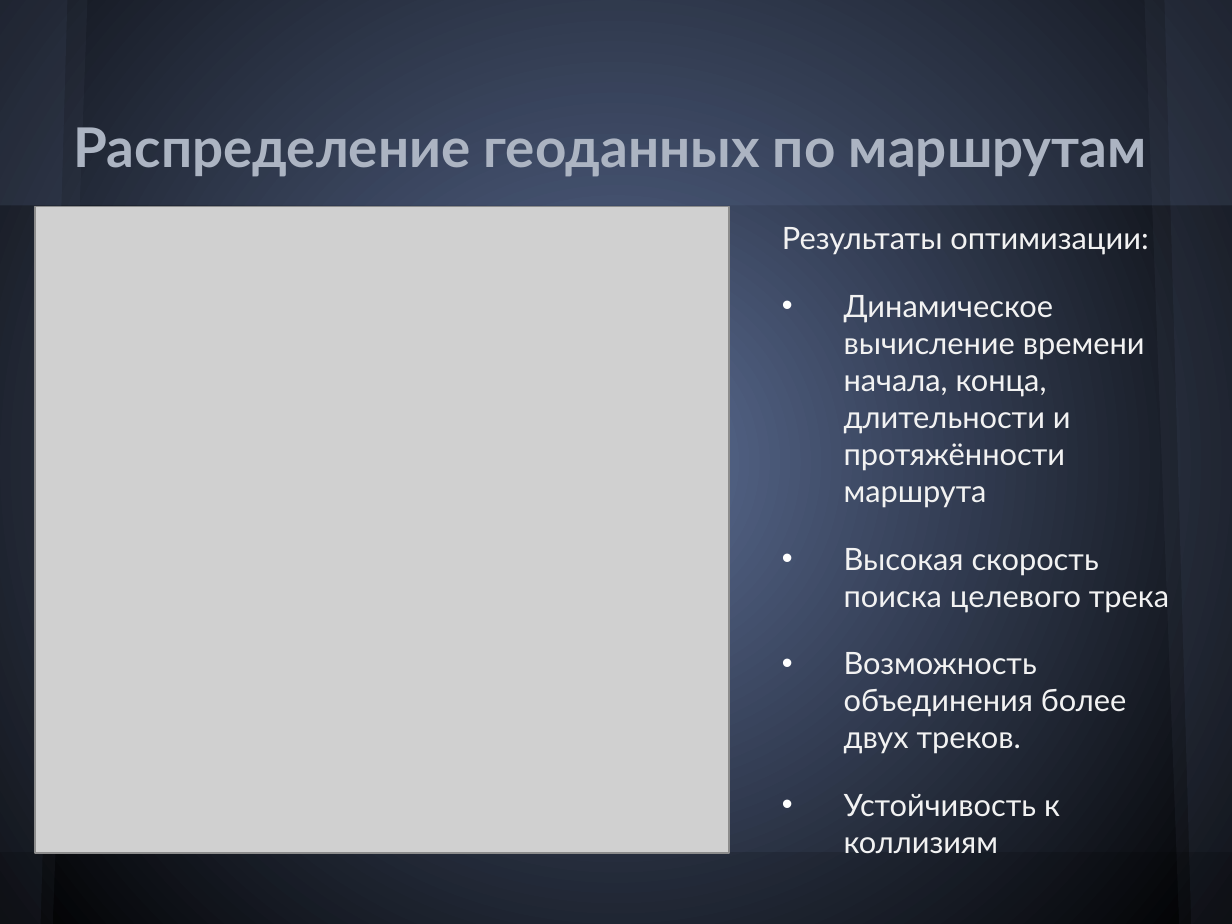
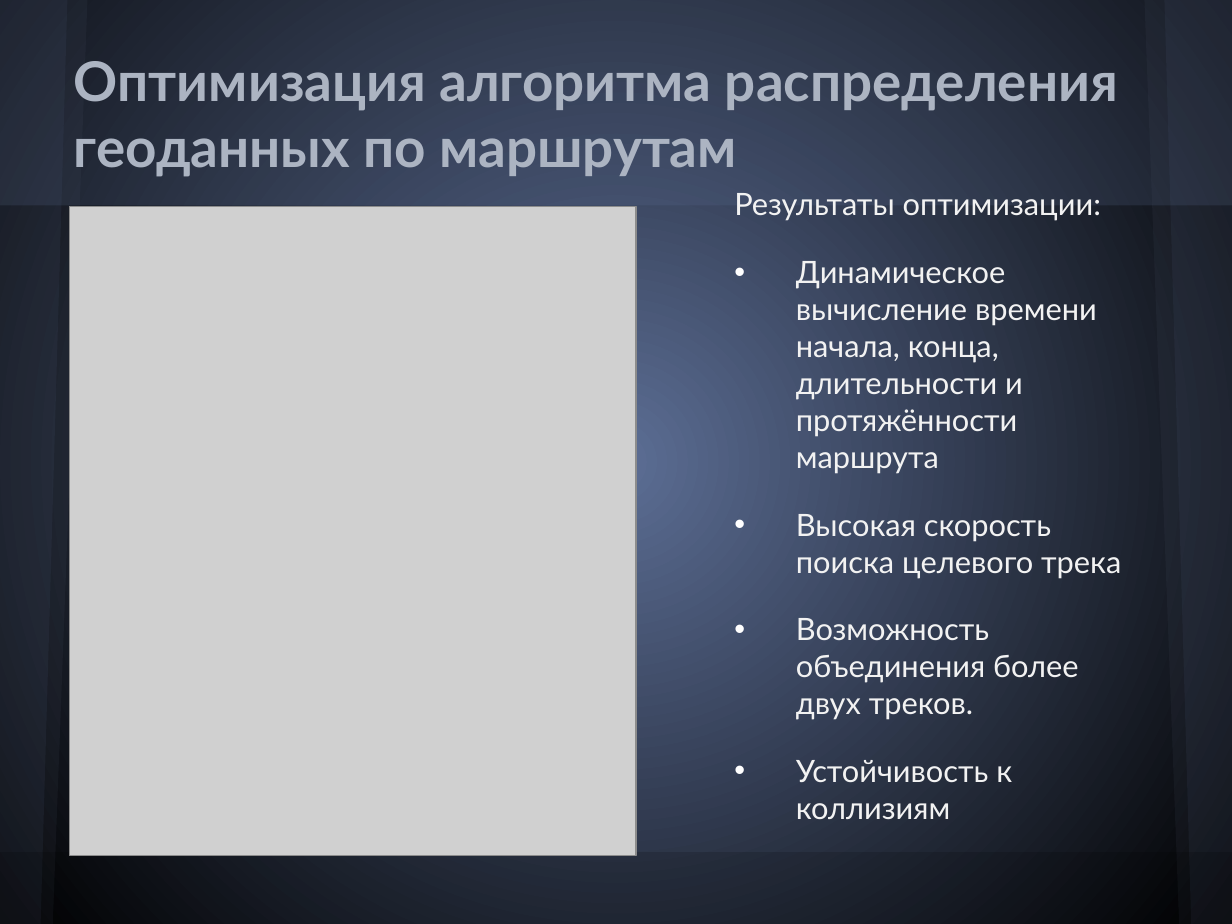
Before and after one commit to Melancholic/Coordinate-reports, a slide deck: slide 10 of Презентация.pptx (slide 8 before the commit). Drawn at 1232x924 pixels with LibreOffice and Linux fonts; fonts in the diff are those of the drawing; grey boxes stand for pictures. Boxes give left, top, right and bottom in pixels: in the first picture for what was removed or moved away, otherwise in the second. Text is boxed around its words. In the diff, an @@ line names an element or a change of style, - is before the commit and + after.

```diff
--- a/Презентация.pptx
+++ b/Презентация.pptx
@@ title at [74,61,1118,177]: text changed @@
-Распределение геоданных по маршрутам
+Оптимизация алгоритма распределения геоданных по маршрутам
@@ text "Результаты оптимизации:": place and size @@
-text "Результаты оптимизации:" at [782,227,1169,853]
+text "Результаты оптимизации:" at [734,193,1121,819]
@@ picture: place and size @@
-picture at [34,207,728,854]
+picture at [70,207,637,856]
```
Also in this commit, not shown: 6 other slides changed, 3 slides added, 2 slides removed, 1 other file.
